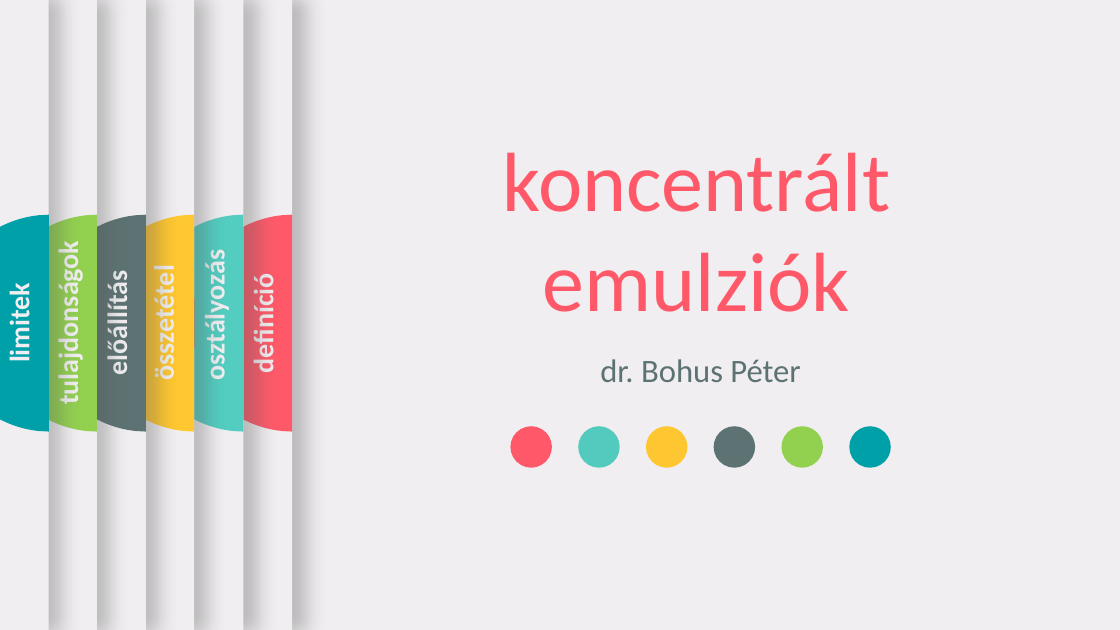
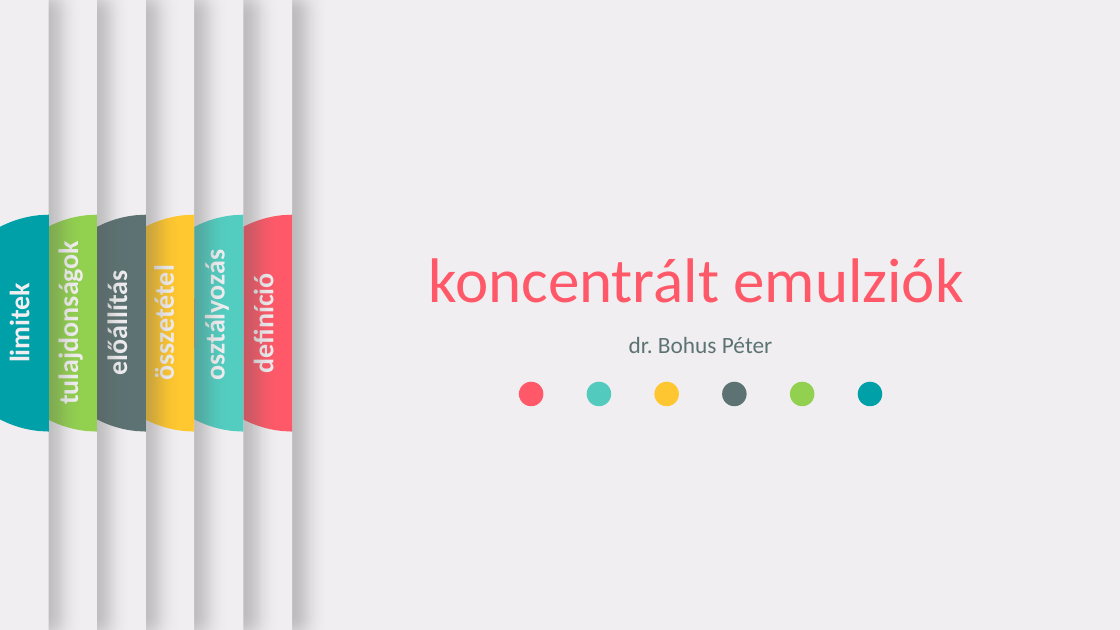
Before and after one commit to LilianaBohus/chemistry-presenations, a slide deck: slide 1 of emulsion-concentrates-short.pptx. Drawn at 1120x630 pixels with LibreOffice and Linux fonts; fonts in the diff are those of the drawing; grey boxes stand for pictures; background and template pictures are left out. Boxes give left, top, right and bottom in pixels: in the first picture for what was removed or moved away, otherwise in the second. Text is boxed around its words. In the diff, an @@ line names an element or a change of style, - is before the commit and + after.

Commit message:
modify

```diff
--- a/emulsion-concentrates-short.pptx
+++ b/emulsion-concentrates-short.pptx
@@ text "koncentrált emulziók": place and size @@
-text "koncentrált emulziók" at bbox=[503, 152, 890, 312]
+text "koncentrált emulziók" at bbox=[429, 258, 964, 303]
@@ text "koncentrált emulziók" at bbox=[429, 258, 964, 303]: size 72 to 54 pt @@
@@ text "dr. Bohus Péter": place and size @@
-text "dr. Bohus Péter" at bbox=[600, 359, 800, 382]
+text "dr. Bohus Péter" at bbox=[629, 337, 772, 353]
@@ text "dr. Bohus Péter" at bbox=[629, 337, 772, 353]: size 28 to 20 pt @@
@@ ellipse: place and size @@
-ellipse at bbox=[511, 426, 552, 467]
+ellipse at bbox=[519, 381, 544, 406]
@@ ellipse: place and size @@
-ellipse at bbox=[578, 426, 619, 467]
+ellipse at bbox=[586, 381, 611, 406]
@@ ellipse: place and size @@
-ellipse at bbox=[646, 426, 687, 467]
+ellipse at bbox=[655, 381, 679, 406]
@@ ellipse: place and size @@
-ellipse at bbox=[714, 426, 755, 467]
+ellipse at bbox=[723, 381, 747, 406]
@@ ellipse: place and size @@
-ellipse at bbox=[781, 426, 823, 467]
+ellipse at bbox=[790, 381, 814, 406]
@@ ellipse: place and size @@
-ellipse at bbox=[849, 426, 891, 467]
+ellipse at bbox=[858, 381, 882, 406]
```
Also in this commit, not shown: 1 other slide changed, 2 slides added, 1 slide removed.
